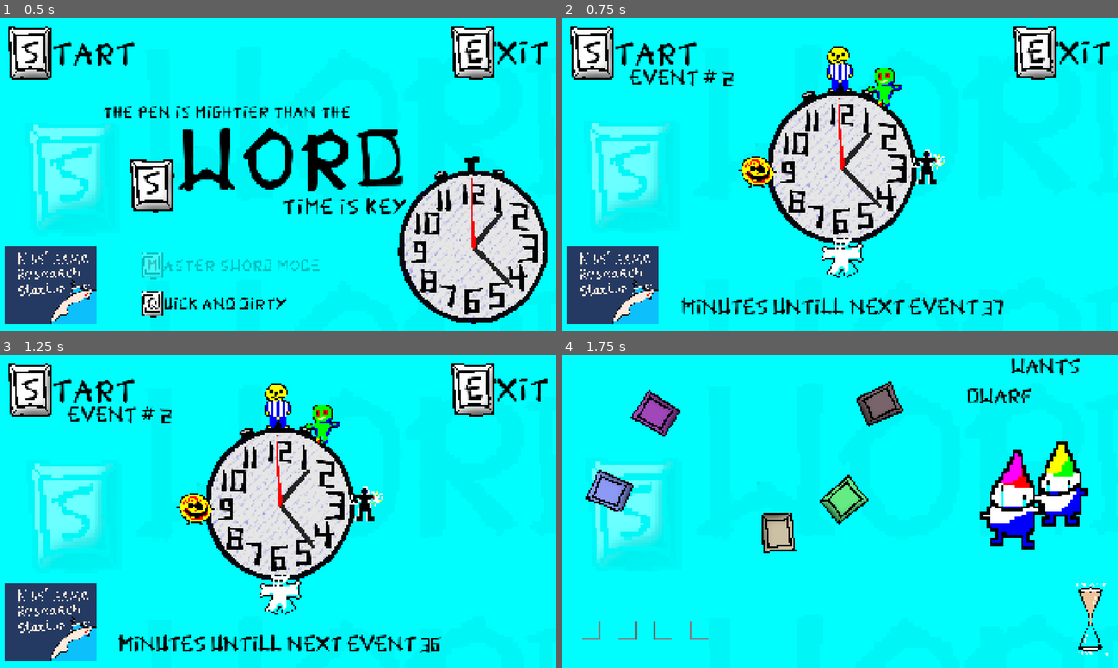
Above: before the commit, frames 1-4 (two rows, left to right).
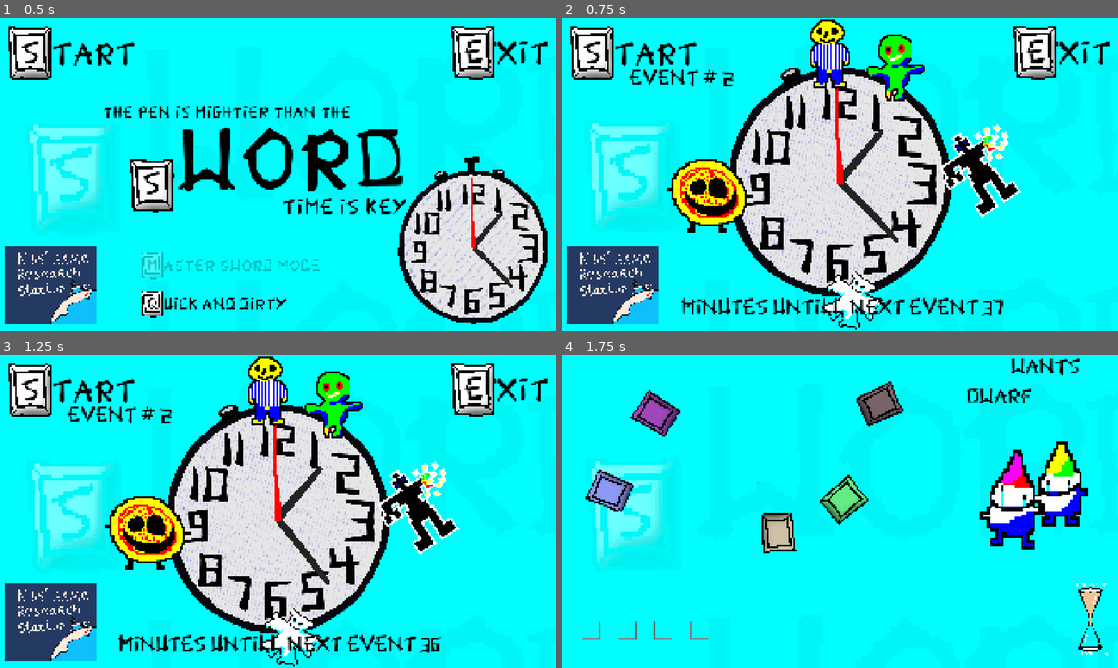
Above: after the commit, the same moments.

Repository: perlindgren/s_word
Game: Godot game, scene res://scenes/game_manager.tscn
Same seed, same stepped clock (60 frames per second), same inputs: the game is played once before the commit and once after it.
Inputs (mouse positions are in pixels of both pictures, inside the frame that each line leads up to):
- Up to frame 1 (0.5 s): no input
- Up to frame 2 (0.75 s): click (589, 52) at 0.5 s
- Up to frame 3 (1.25 s): no input
- Up to frame 4 (1.75 s): click (589, 389) at 1.25 s

Frame 1 is identical in both runs. In frame 2, 23% of the frame differs, in the area x 18-83%, y 0-100%; in frame 3, 23%; in frame 4, nothing differs.

Commit message:
stickers bigger

Diff:
--- a/scenes/game_loop_menu.tscn
+++ b/scenes/game_loop_menu.tscn
@@ -231,70 +231,75 @@
 texture = ExtResource("5_rvywj")
 
 [node name="Clock" parent="." unique_id=2000448681 instance=ExtResource("6_icjmd")]
-position = Vector2(966.0001, 515)
-scale = Vector2(0.75, 0.75)
+position = Vector2(959, 566)
+scale = Vector2(1.12, 1.12)
 
 [node name="Cleared" type="Node2D" parent="." unique_id=2106577349]
 position = Vector2(0, -48)
 
 [node name="Goblin" type="Sprite2D" parent="Cleared" unique_id=981812064]
-position = Vector2(1121, 279)
-scale = Vector2(3, 3)
+position = Vector2(1165, 208)
+scale = Vector2(5, 5)
 texture = ExtResource("8_0xkhp")
 
 [node name="Dwarf" type="Sprite2D" parent="Cleared" unique_id=1311489813]
-position = Vector2(1230.0001, 379)
-scale = Vector2(3.5, 3.5)
+position = Vector2(1358.0001, 346)
+scale = Vector2(6, 6)
 texture = ExtResource("10_qngwn")
 
 [node name="Robot" type="Sprite2D" parent="Cleared" unique_id=854933758]
-position = Vector2(1259, 568)
-scale = Vector2(3, 3)
+position = Vector2(1441, 583)
+rotation = -0.58119464
+scale = Vector2(7, 7)
 texture = ExtResource("14_v1b1m")
 
 [node name="HouseOnFire" type="Sprite2D" parent="Cleared" unique_id=295369755]
-position = Vector2(1213.0001, 714.00006)
-scale = Vector2(2.3, 2.3)
+position = Vector2(1396.0001, 805.00006)
+scale = Vector2(5, 5)
 texture = ExtResource("7_18kbl")
 
 [node name="Dog" type="Sprite2D" parent="Cleared" unique_id=1639704929]
-position = Vector2(1110, 822)
+position = Vector2(1220, 943)
+scale = Vector2(7, 7)
+texture = ExtResource("9_yq88f")
+
+[node name="Plillowman" type="Sprite2D" parent="Cleared" unique_id=298825804]
+position = Vector2(997, 1027)
+rotation = 0.58119464
 scale = Vector2(4, 4)
-texture = ExtResource("9_yq88f")
-
-[node name="Plillowman" type="Sprite2D" parent="Cleared" unique_id=298825804]
-position = Vector2(968.00006, 877)
-scale = Vector2(3, 3)
 texture = ExtResource("15_35wn2")
 
 [node name="Seagul" type="Sprite2D" parent="Cleared" unique_id=1676229114]
-position = Vector2(815, 836.00006)
-scale = Vector2(3, 3)
+position = Vector2(786.00006, 1002.99994)
+scale = Vector2(5, 5)
 texture = ExtResource("13_iyxtv")
 
 [node name="Cat" type="Sprite2D" parent="Cleared" unique_id=924985852]
-position = Vector2(720, 697)
-scale = Vector2(4, 4)
+position = Vector2(616, 862)
+rotation = 0.58119464
+scale = Vector2(7, 7)
 texture = ExtResource("18_qlxap")
 
 [node name="Pizza" type="Sprite2D" parent="Cleared" unique_id=970042875]
-position = Vector2(674, 578)
-scale = Vector2(3, 3)
+position = Vector2(506.99997, 655)
+scale = Vector2(7, 7)
 texture = ExtResource("17_weq0d")
 
 [node name="Fish" type="Sprite2D" parent="Cleared" unique_id=495400481]
-position = Vector2(699, 426.00003)
-scale = Vector2(3, 3)
+position = Vector2(511, 387)
+rotation = 0.4660029
+scale = Vector2(7, 7)
 texture = ExtResource("16_jx68v")
 
 [node name="Cake" type="Sprite2D" parent="Cleared" unique_id=679579692]
-position = Vector2(807.00006, 283)
-scale = Vector2(3, 3)
+position = Vector2(708.99994, 185.00002)
+rotation = 0.58119464
+scale = Vector2(6, 6)
 texture = ExtResource("11_2uy04")
 
 [node name="JohnSmith" type="Sprite2D" parent="Cleared" unique_id=1793670422]
-position = Vector2(962, 226)
-scale = Vector2(4, 4)
+position = Vector2(928.00006, 171)
+scale = Vector2(6, 6)
 texture = ExtResource("12_u16os")
 
 [node name="NextEvent" type="Label" parent="." unique_id=2001141733]
